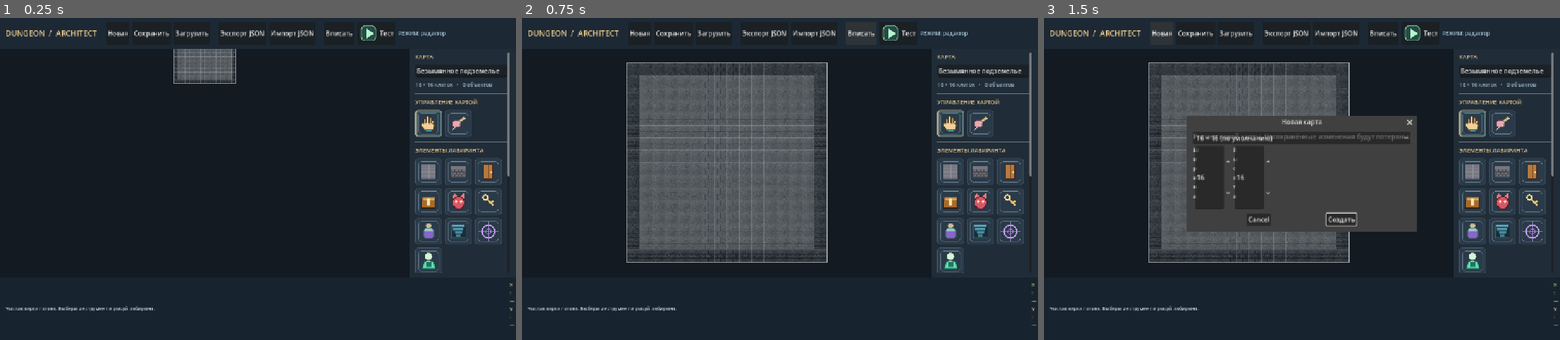
Above: before the commit, frames 1-3 (left to right).
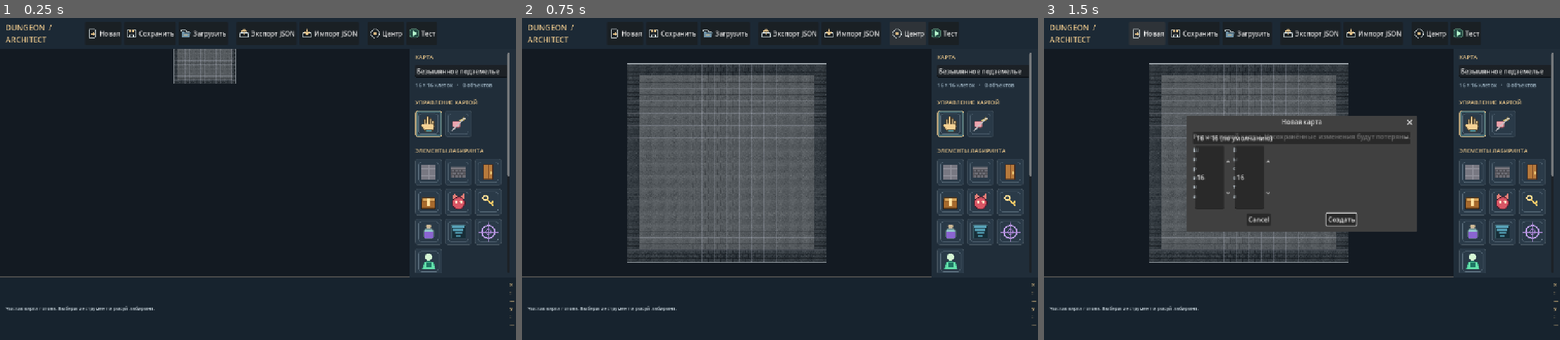
Above: after the commit, the same moments.

Repository: Warpreaktor/Dungeon-Architect
Game: Godot game, scene res://scenes/editor.tscn
The game is run twice, just before and just after one commit, with the same random seed, the same clock (stepped at 60 frames per second) and the same inputs.
Inputs:
- Up to frame 1 (0.25 s): no input
- Up to frame 2 (0.75 s): click "Вписать" (after the commit: "Центр") at 0.5 s
- Up to frame 3 (1.5 s): click "Новая" at 1.25 s

The runs differ from the first frame. In frame 1, 3.1% of the frame differs, in the area x 0-99%, y 2-81%; in frame 2, 4.1%; in frame 3, 3.8%.

Commit message:
Иконки для тулбара

Diff:
--- a/scripts/editor.gd
+++ b/scripts/editor.gd
@@ -4,8 +4,16 @@
 ## Вся сцена собирается обычными Control-узлами, чтобы её можно было расширять.
 
 const SIDEBAR_WIDTH := 264.0
-const TEST_ICON = preload("res://assets/icons/test_mode.png")
-const EDITOR_ICON = preload("res://assets/icons/editor_mode.png")
+const COMMAND_ICONS := {
+	"new": preload("res://assets/icons/commands/new.png"),
+	"save": preload("res://assets/icons/commands/save.png"),
+	"load": preload("res://assets/icons/commands/load.png"),
+	"export": preload("res://assets/icons/commands/export.png"),
+	"import": preload("res://assets/icons/commands/import.png"),
+	"center": preload("res://assets/icons/commands/center.png"),
+	"test": preload("res://assets/icons/commands/test.png"),
+	"editor": preload("res://assets/icons/commands/editor.png")
+}
 const TOOLS := [
 	{"id": "hand", "label": "Рука", "hint": "Безопасно перемещать и масштабировать карту одним или двумя пальцами"},
 	{"id": "floor", "label": "Пол", "hint": "Убирает стену; поверхность становится проходимой"},
@@ -49,7 +57,7 @@
 var _coords_label: Label
 var _stats_label: Label
 var _selection_label: Label
-var _mode_label: Label
+var _sidebar_panel: PanelContainer
 var _palette_buttons: Dictionary = {}
 var _editor_controls: Array[Control] = []
 var _play_button: Button
@@ -80,42 +88,46 @@
 
 	var header := _panel(Color("#1c2935"))
 	root_column.add_child(header)
-	var toolbar := HBoxContainer.new()
-	toolbar.add_theme_constant_override("separation", 7)
+	# Команды переносятся на следующую строку на узких экранах.
+	var toolbar := HFlowContainer.new()
+	toolbar.add_theme_constant_override("h_separation", 7)
+	toolbar.add_theme_constant_override("v_separation", 6)
 	header.add_child(toolbar)
 	var title := _label("DUNGEON  /  ARCHITECT", 19, Color("#e8c58a"))
-	title.custom_minimum_size.x = 242
+	title.custom_minimum_size.x = 190
 	toolbar.add_child(title)
 
 	var new_button := _button("Новая", "Создать пустую карту", _request_new)
+	_set_command_icon(new_button, "new")
 	toolbar.add_child(new_button)
 	_register_editor_control(new_button)
 
 	var save_button := _button("Сохранить", "Сохранить в библиотеку карт приложения (Ctrl+S)", _save_internal)
+	_set_command_icon(save_button, "save")
 	toolbar.add_child(save_button)
 	_register_editor_control(save_button)
 
 	var load_button := _button("Загрузить", "Открыть карту из библиотеки", _show_load)
+	_set_command_icon(load_button, "load")
 	toolbar.add_child(load_button)
 	_register_editor_control(load_button)
 
 	toolbar.add_child(_separator())
 	var export_button := _button("Экспорт JSON", "Записать карту в произвольный JSON-файл", _show_export)
+	_set_command_icon(export_button, "export")
 	toolbar.add_child(export_button)
 	_register_editor_control(export_button)
 	var import_button := _button("Импорт JSON", "Прочитать карту из JSON-файла", _show_import)
+	_set_command_icon(import_button, "import")
 	toolbar.add_child(import_button)
 	_register_editor_control(import_button)
 	toolbar.add_child(_separator())
-	toolbar.add_child(_button("Вписать", "Показать всю карту", _fit_map))
+	var center_button := _button("Центр", "Показать всю карту", _fit_map)
+	_set_command_icon(center_button, "center")
+	toolbar.add_child(center_button)
 	_play_button = _button("Тест", "Проверить текущую карту без сохранения игрового прогресса", _toggle_play_mode)
-	_play_button.icon = TEST_ICON
-	_play_button.icon_alignment = HORIZONTAL_ALIGNMENT_LEFT
-	_play_button.expand_icon = false
+	_set_command_icon(_play_button, "test")
 	toolbar.add_child(_play_button)
-	_mode_label = _label("РЕЖИМ: редактор", 13, Color("#a9c4d5"))
-	_mode_label.custom_minimum_size.x = 180
-	toolbar.add_child(_mode_label)
 
 	var workspace := HBoxContainer.new()
 	workspace.size_flags_vertical = Control.SIZE_EXPAND_FILL
@@ -136,13 +148,13 @@
 	canvas_host.add_child(_canvas)
 	_build_dpad(canvas_host)
 
-	var sidebar_panel := _panel(Color("#202d39"))
-	sidebar_panel.custom_minimum_size.x = SIDEBAR_WIDTH
-	workspace.add_child(sidebar_panel)
+	_sidebar_panel = _panel(Color("#202d39"))
+	_sidebar_panel.custom_minimum_size.x = SIDEBAR_WIDTH
+	workspace.add_child(_sidebar_panel)
 	var sidebar_scroll := ScrollContainer.new()
 	sidebar_scroll.size_flags_vertical = Control.SIZE_EXPAND_FILL
 	sidebar_scroll.horizontal_scroll_mode = ScrollContainer.SCROLL_MODE_DISABLED
-	sidebar_panel.add_child(sidebar_scroll)
+	_sidebar_panel.add_child(sidebar_scroll)
 	var sidebar := VBoxContainer.new()
 	sidebar.size_flags_horizontal = Control.SIZE_EXPAND_FILL
 	sidebar.add_theme_constant_override("separation", 10)
@@ -373,6 +385,12 @@
 	return node
 
 
+func _set_command_icon(button: Button, icon_name: String) -> void:
+	button.icon = COMMAND_ICONS[icon_name]
+	button.icon_alignment = HORIZONTAL_ALIGNMENT_LEFT
+	button.expand_icon = false
+
+
 func _button(content: String, hint: String, callback: Callable) -> Button:
 	var node := Button.new()
 	node.text = content
@@ -658,9 +676,9 @@
 
 
 func _update_mode_ui() -> void:
-	_mode_label.text = "РЕЖИМ: тест" if is_play_mode else "РЕЖИМ: редактор"
+	_sidebar_panel.visible = not is_play_mode
 	_play_button.text = "Редактор" if is_play_mode else "Тест"
-	_play_button.icon = EDITOR_ICON if is_play_mode else TEST_ICON
+	_set_command_icon(_play_button, "editor" if is_play_mode else "test")
 	_play_button.tooltip_text = "Выйти из теста и вернуться к редактированию" if is_play_mode else "Проверить текущую карту без сохранения игрового прогресса"
 	_dpad.visible = is_play_mode
 	for control in _editor_controls:
Binary file added: assets/icons/commands/center.png
Binary file added: assets/icons/commands/editor.png
Binary file added: assets/icons/commands/export.png
Binary file added: assets/icons/commands/import.png
Binary file added: assets/icons/commands/load.png
Binary file added: assets/icons/commands/new.png
Binary file added: assets/icons/commands/save.png
Binary file added: assets/icons/commands/test.png
